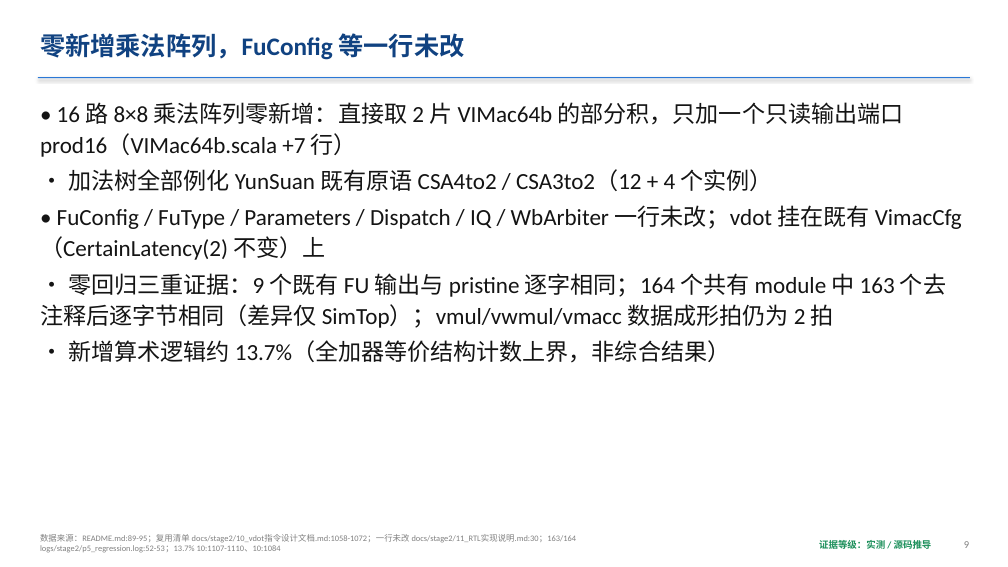
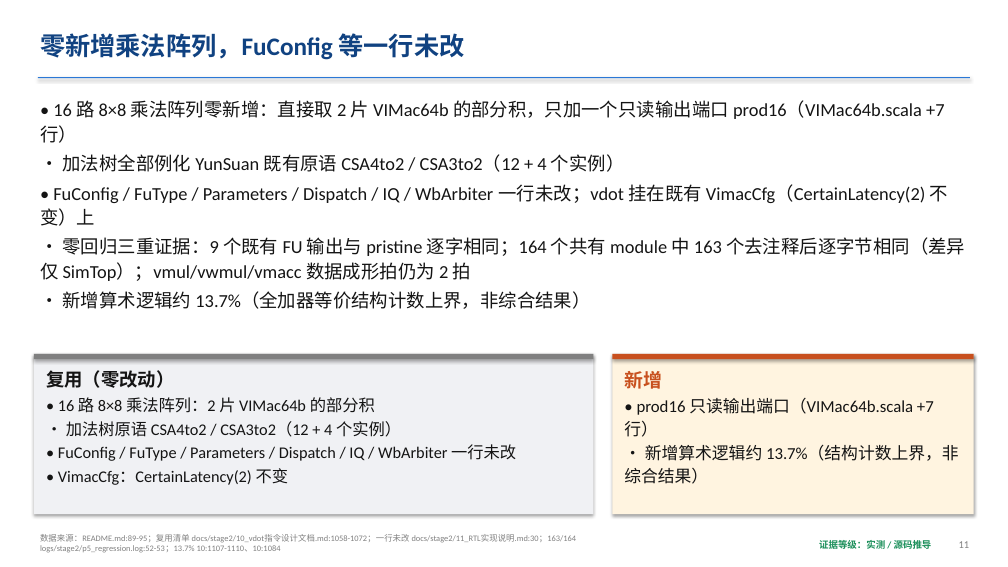
Before and after one commit to I3eg1nner/cie2026-SNL-XiangShan-vdot, a slide deck: slide 11 of docs/submission/SNL-XiangShan-vdot-slides.pptx (slide 9 before the commit). Drawn at 1008x567 pixels with LibreOffice and Linux fonts; fonts in the diff are those of the drawing. Boxes give left, top, right and bottom in pixels: in the first picture for what was removed or moved away, otherwise in the second. Text is boxed around its words. In the diff, an @@ line names an element or a change of style, - is before the commit and + after.

Commit message:
build(submission): 讲解 PPT 打磨：波形图页以图为主体，正文不低于 12 pt
- P5A 续页拆为「8 从哪来与清零取舍」「等价证据与全核 vl=8 实测」两页，后者以图 10 为主图
- P4、P5、P12A 波形图占页宽 60% 以上，页面要点压缩，大纲原文移入讲者备注；
  压缩要点中的数字生成时与大纲逐个比对
- P10 拆为两页；P2、P7、P11 增加原生形状示意图（三阶段路线、复用与新增、NEMU 扩展流程）
- 放得下断言的正文与表格下限提高到 12 pt；共 29 页

```diff
--- a/docs/submission/SNL-XiangShan-vdot-slides.pptx
+++ b/docs/submission/SNL-XiangShan-vdot-slides.pptx
@@ text "• 16 路 8×8 乘法阵列零新增：直接取 ..." at [40, 100, 965, 309]: size 22 to 17.5 pt @@
@@ rectangle added at [34, 354, 594, 514], fill #F0F1F4 @@
@@ rectangle added at [34, 354, 594, 359], fill #808080 @@
@@ rectangle added at [613, 354, 974, 514], fill #FFF4E0 @@
@@ rectangle added at [613, 354, 974, 359], fill #C8501E @@
@@ text added at [46, 370, 516, 485], 15.5 pt, text #141414 @@
+复用（零改动）
+• 16 路 8×8 乘法阵列：2 片 VIMac64b 的部分积
+• 加法树原语 CSA4to2 / CSA3to2（12 + 4 个实例）
+• FuConfig / FuType / Parameters / Dispatch / IQ / WbArbiter 一行未改
+• VimacCfg：CertainLatency(2) 不变
@@ text added at [624, 371, 959, 484], 16 pt, text #141414 @@
+新增
+• prod16 只读输出端口（VIMac64b.scala +7 行）
+• 新增算术逻辑约 13.7%（结构计数上界，非综合结果）
@@ text at [959, 541, 970, 548]: text changed @@
-9
+11
```
Also in this commit, not shown: 25 other slides changed, 3 slides added, 3 other files.
